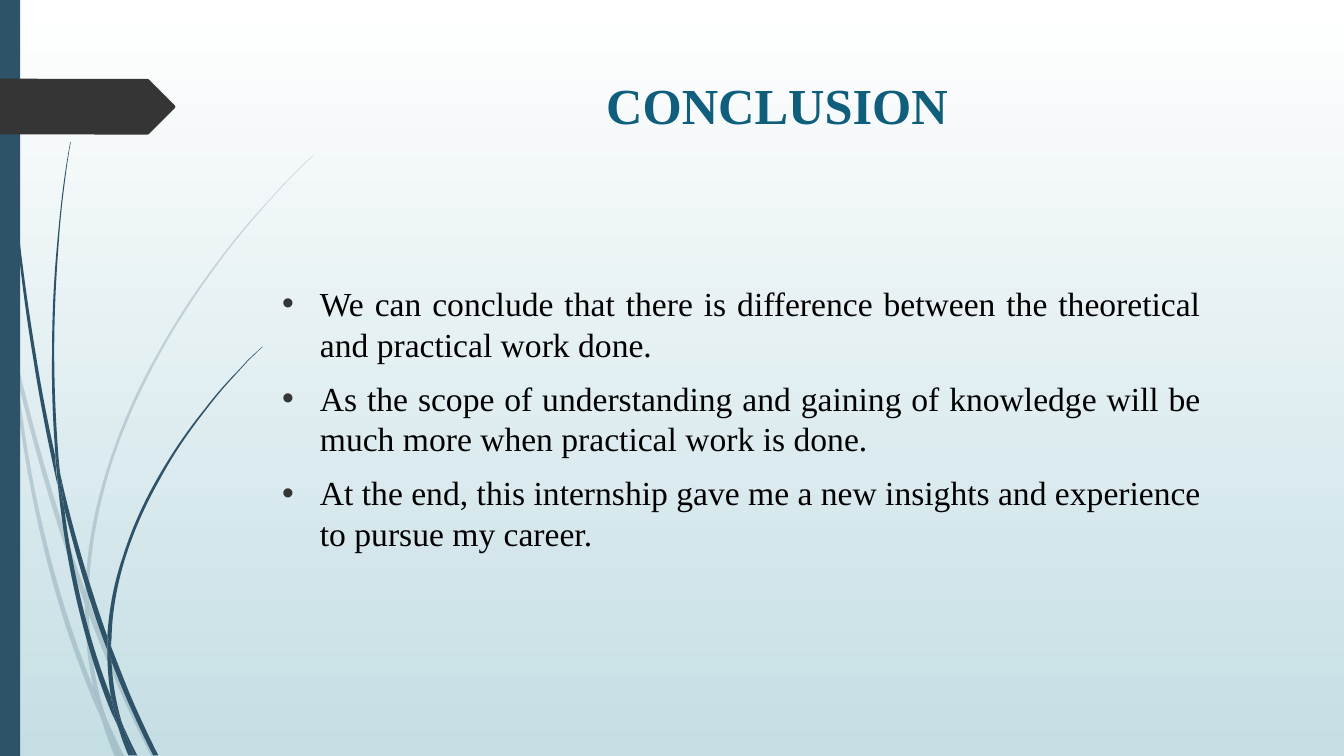
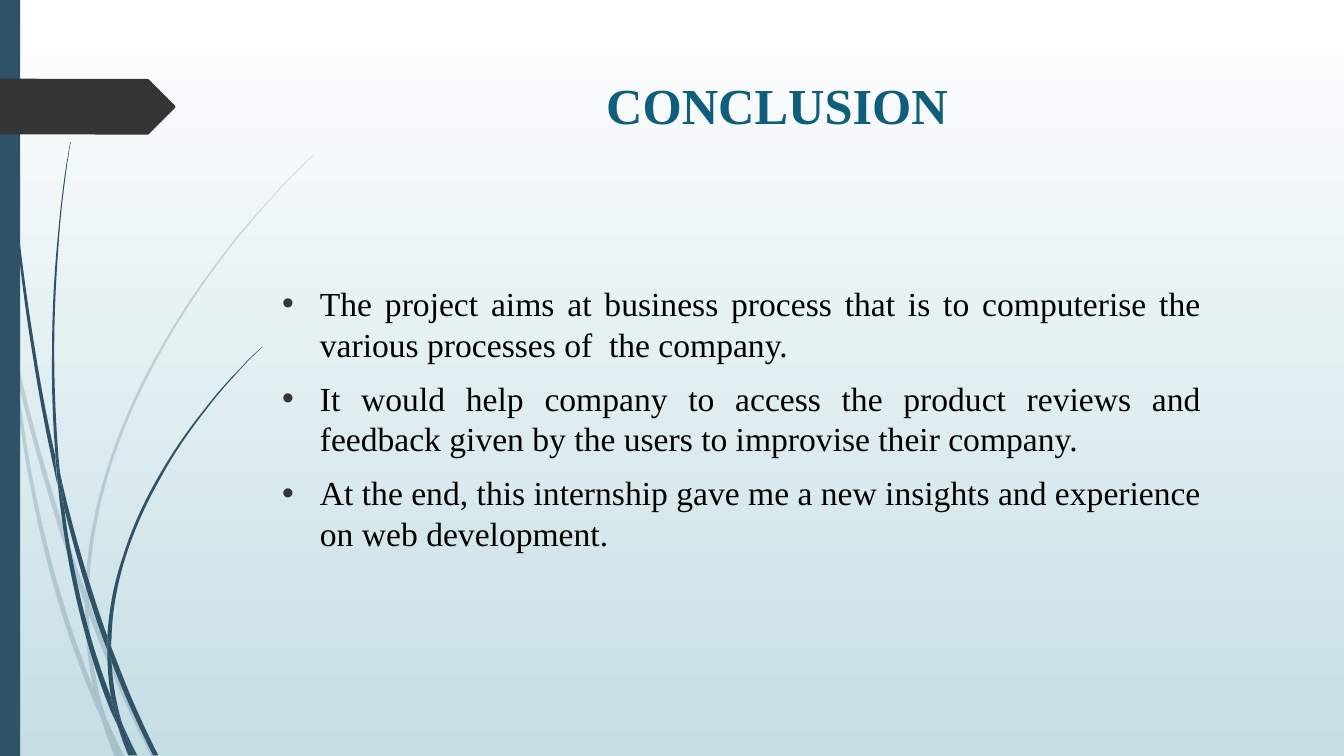
Before and after one commit to Harshith5S/VDP_Solutions, a slide deck: slide 16 of presentation.pptx (slide 14 before the commit). Drawn at 1344x756 pixels with LibreOffice and Linux fonts; fonts in the diff are those of the drawing. Boxes give left, top, right and bottom in pixels: in the first picture for what was removed or moved away, otherwise in the second. Text is boxed around its words. In the diff, an @@ line names an element or a change of style, - is before the commit and + after.

```diff
--- a/presentation.pptx
+++ b/presentation.pptx
@@ text at (320, 292, 1201, 552): text changed @@
-• We can conclude that there is difference between the theoretical and practical work done.
-• As the scope of understanding and gaining of knowledge will be much more when practical work is done.
-• At the end, this internship gave me a new insights and experience to pursue my career.
+• The project aims at business process that is to computerise the various processes of the company.
+• It would help company to access the product reviews and feedback given by the users to improvise their company.
+• At the end, this internship gave me a new insights and experience on web development.
```
Also in this commit, not shown: 6 other slides changed, 8 slides added, 6 slides removed.
